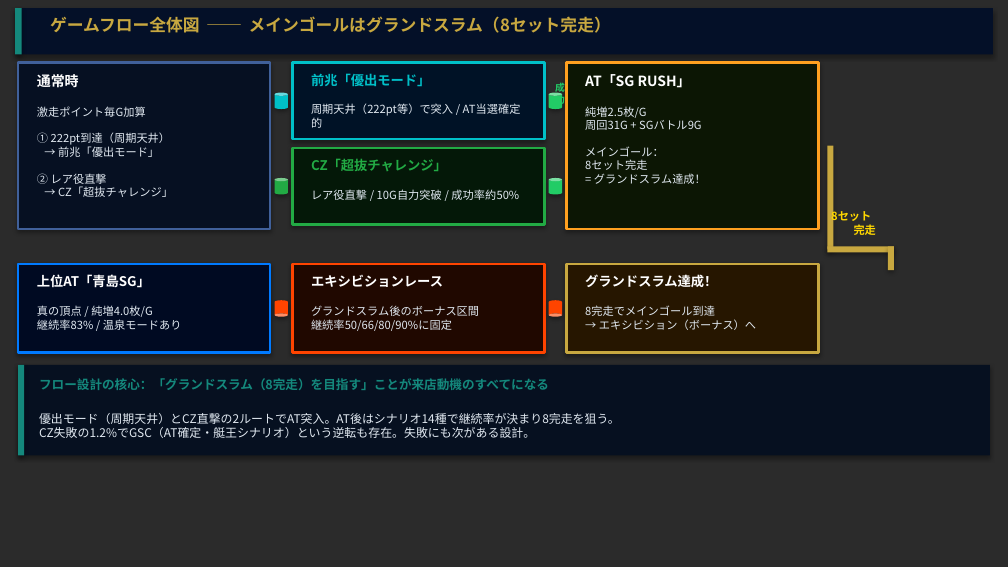
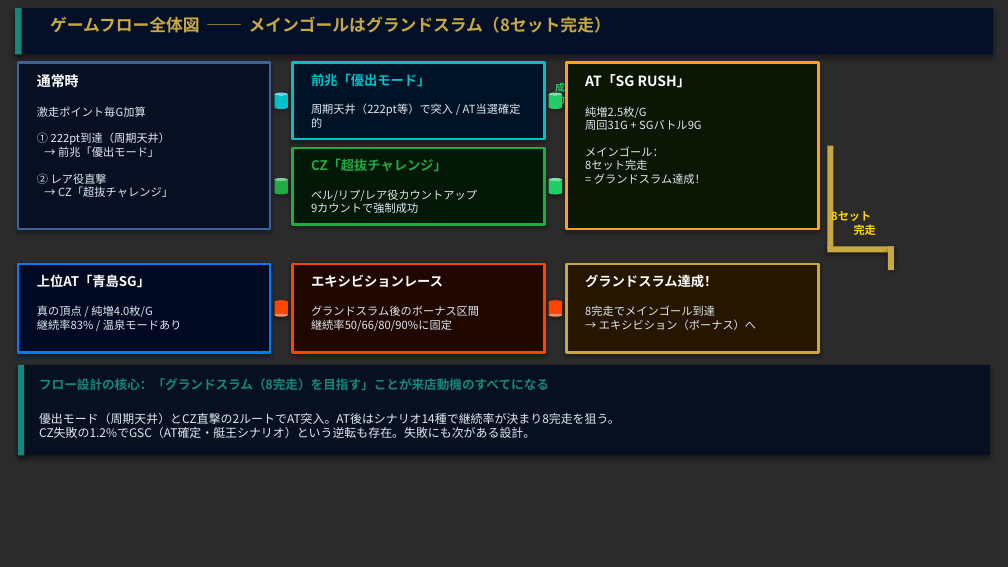
Before and after one commit to hkadoya-eng/slocri, a slide deck: slide 2 of proposals/機種分析/モンキーターンV/monkeyturn_guide_v2.pptx. Drawn at 1008x567 pixels with LibreOffice and Linux fonts; fonts in the diff are those of the drawing; background and template pictures are left out; a plain dark background stands for a picture behind light text. Boxes give left, top, right and bottom in pixels: in the first picture for what was removed or moved away, otherwise in the second. Text is boxed around its words. In the diff, an @@ line names an element or a change of style, - is before the commit and + after.

```diff
--- a/proposals/機種分析/モンキーターンV/monkeyturn_guide_v2.pptx
+++ b/proposals/機種分析/モンキーターンV/monkeyturn_guide_v2.pptx
@@ text at (311,189,477,213): text changed @@
-レア役直撃 / 10G自力突破 / 成功率約50%
+ベル/リプ/レア役カウントアップ
+9カウントで強制成功
```
Also in this commit, not shown: 2 other slides changed, 1 slide added, 5 other files.
